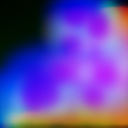
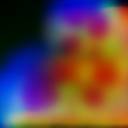
Two versions of the same layered image (128x128). Layer-by-layer changes:
painted on "hfNoiseAffected" over [4, 0, 128, 127]
